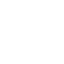
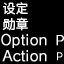
Layer changes from the first 64px x 64px image to the second:
showed "图层 2" over left=0, top=0, right=64, bottom=64
